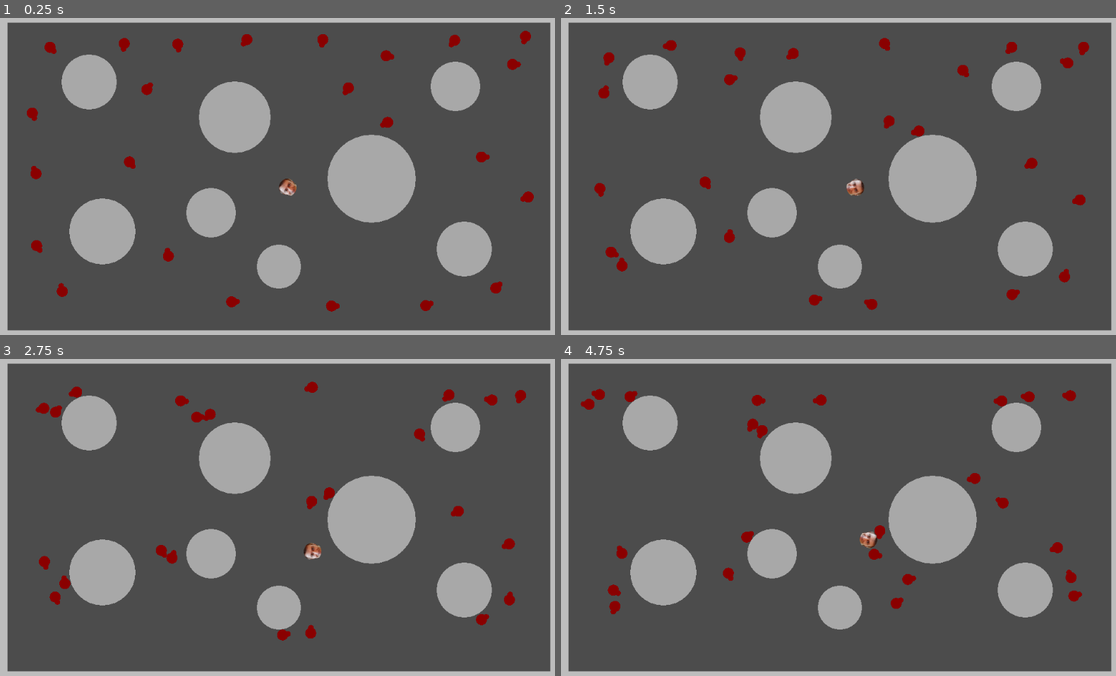
Above: before the commit, frames 1-4 (two rows, left to right).
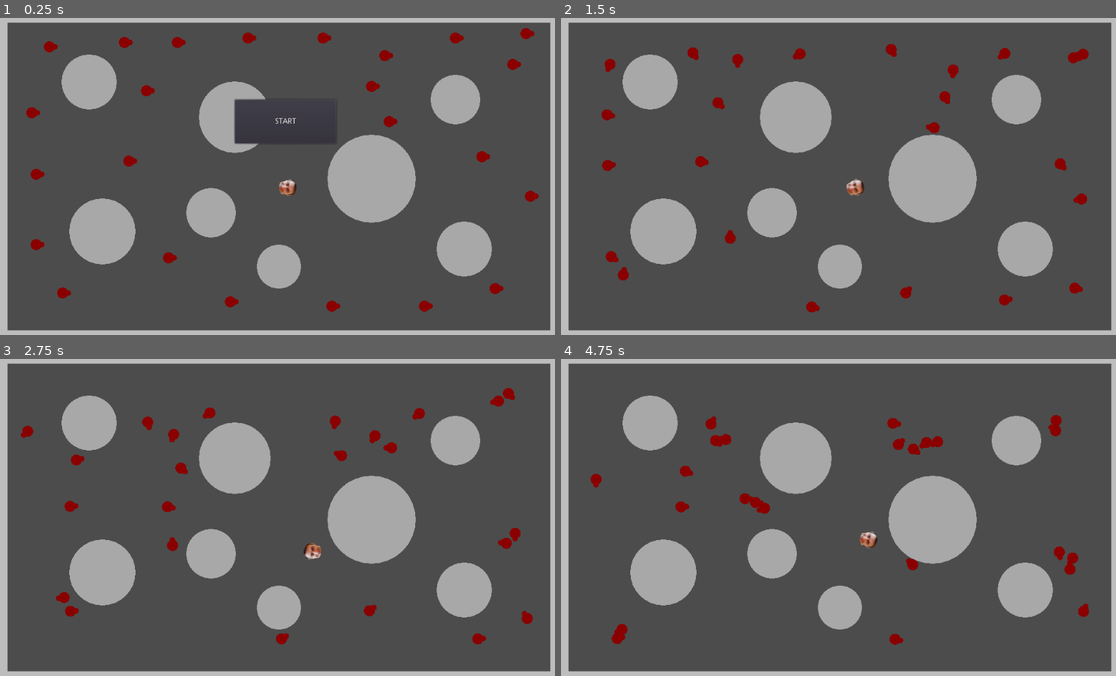
Above: after the commit, the same moments.

Repository: Nabiz/ZombieGameAI
Game: Godot game, scene res://Main.tscn
The game is run twice, just before and just after one commit, with the same random seed, the same clock (stepped at 60 frames per second) and the same inputs.
Inputs (mouse positions are in pixels of both pictures, inside the frame that each line leads up to):
- Up to frame 1 (0.25 s): no input
- Up to frame 2 (1.5 s): click (844, 122) at 0.5 s, where only the run after the commit has a clickable "START"; move the mouse to (966, 160) at 1.27 s; hold Right (ui_right) from 1.28 s (still down)
- Up to frame 3 (2.75 s): move the mouse to (166, 533) at 2.02 s; release Right (ui_right) at 2.03 s; hold Down (ui_down) from 2.03 s (still down)
- Up to frame 4 (4.75 s): move the mouse to (894, 444) at 2.77 s; release Down (ui_down) at 2.78 s; hold Right (ui_right) 2.78-3.53 s; move the mouse to (810, 584) at 3.52 s; hold Up (ui_up) 3.53-4.28 s; move the mouse to (1010, 568) at 4.27 s; hold Left (ui_left) from 4.28 s (still down)

The runs differ from the first frame. In frame 1, 2.6% of the frame differs, in the area x 4-98%, y 3-93%; in frame 2, 3.2%; in frame 3, 3.5%; in frame 4, 3.7%, in the area x 3-96%, y 9-91%.

Commit message:
next version

Diff:
--- a/ZombieGame/Main.gd
+++ b/ZombieGame/Main.gd
@@ -50,3 +50,11 @@
 
 func _on_Timer_timeout():
 	reapet_gruping()
+
+
+func _on_Button_pressed():
+	$Button.queue_free()
+	$Timer.start()
+	Utils.player.set_physics_process(true)
+	for zombie in Utils.zombies:
+		zombie.set_physics_process(true)
--- a/ZombieGame/Main.tscn
+++ b/ZombieGame/Main.tscn
@@ -37,7 +37,7 @@
 radius = 80
 
 [node name="Obstacle5" parent="." instance=ExtResource( 1 )]
-position = Vector2( 832, 136 )
+position = Vector2( 832, 160 )
 radius = 45
 
 [node name="WallN" type="Node2D" parent="." groups=[
@@ -139,13 +139,24 @@
 position = Vector2( 456, 48 )
 
 [node name="Zombie23" parent="." instance=ExtResource( 2 )]
-position = Vector2( 640, 136 )
+position = Vector2( 680, 136 )
 
 [node name="Zombie24" parent="." instance=ExtResource( 2 )]
 position = Vector2( 712, 200 )
 
 [node name="Timer" type="Timer" parent="."]
 wait_time = 5.0
-autostart = true
+
+[node name="Button" type="Button" parent="."]
+anchor_bottom = 0.5
+margin_left = 432.0
+margin_top = 160.0
+margin_right = 616.0
+margin_bottom = 240.0
+text = "START"
+__meta__ = {
+"_edit_use_anchors_": false
+}
 
 [connection signal="timeout" from="Timer" to="." method="_on_Timer_timeout"]
+[connection signal="pressed" from="Button" to="." method="_on_Button_pressed"]
--- a/ZombieGame/Player.gd
+++ b/ZombieGame/Player.gd
@@ -15,6 +15,7 @@
 func _ready():
 	Utils.player = self
 	laser = $ColorRect
+	set_physics_process(false)
 
 func _physics_process(delta):
 	if Input.is_action_just_pressed("ui_attack") and can_laser:
@@ -26,17 +27,6 @@
 		set_laser_size()
 		process_laser_attack()
 
-#	if Input.is_action_pressed("ui_right"):
-#		velocity = Vector2.DOWN.rotated(rotation) * speed
-#	elif Input.is_action_pressed("ui_left"):
-#		velocity = Vector2.UP.rotated(rotation) * speed
-#	else:
-#		velocity = Vector2.ZERO
-#
-#	if Input.is_action_pressed("ui_up"):
-#		velocity = (velocity/speed + Vector2.RIGHT.rotated(rotation)).normalized() * speed
-#	elif Input.is_action_pressed("ui_down"):
-#		velocity = (velocity/speed + Vector2.LEFT.rotated(rotation)).normalized() * speed
 	var v = Vector2.ZERO
 	if Input.is_action_pressed("ui_right"):
 		v += Vector2.RIGHT
--- a/ZombieGame/Player.tscn
+++ b/ZombieGame/Player.tscn
@@ -11,8 +11,7 @@
 visible = false
 margin_top = -4.0
 margin_right = 1200.0
-margin_bottom = 4.0
-rect_pivot_offset = Vector2( 0, 4 )
+rect_pivot_offset = Vector2( 0, 2 )
 color = Color( 0.294118, 0.294118, 1, 1 )
 
 [node name="Sprite" type="Sprite" parent="."]
@@ -21,6 +20,7 @@
 texture = ExtResource( 1 )
 
 [node name="Timer" type="Timer" parent="."]
+wait_time = 0.5
 
 [node name="LaserGhost" type="Timer" parent="."]
 wait_time = 0.2
--- a/ZombieGame/SteeringBehaviors.gd
+++ b/ZombieGame/SteeringBehaviors.gd
@@ -36,10 +36,13 @@
 			return Vector2.ZERO
 
 func calculate_wander():
-	return 4*wander() + 0.6*hide(Utils.player, Utils.obstacles) + cohesion() + separation() + aligment() + wall_avoidance(Utils.walls) + obstacle_avoidance(Utils.obstacles)
+	return 2*wander() + 0.2*hide(Utils.player, Utils.obstacles) + 2*cohesion() + separation() + aligment() + wall_avoidance(Utils.walls) + obstacle_avoidance(Utils.obstacles)
 
 func calculate_pursuit():
-	return pursuit(Utils.player) + wall_avoidance(Utils.walls) + obstacle_avoidance(Utils.obstacles)
+	if (Utils.player.position - zombie.position).length_squared() < 20000:
+		return pursuit(Utils.player)
+	else:
+		return pursuit(Utils.player) + obstacle_avoidance(Utils.obstacles)
 
 func calculate_hide():
 	return 0.5 * wander() + hide(Utils.player, Utils.obstacles) + obstacle_avoidance(Utils.obstacles) + wall_avoidance(Utils.walls) + 0.5*separation()
@@ -76,7 +79,7 @@
 func pursuit(evader) -> Vector2:
 	var to_evader: Vector2 = evader.position - zombie.position
 	var relative_heading: float = zombie.heading.dot(evader.heading)
-	if to_evader.dot(zombie.heading) > 0 and relative_heading < -0.95:
+	if to_evader.dot(zombie.heading) > 0: #and relative_heading < -0.95:
 		return seek(evader.position)
 	var look_ahead_time: float = to_evader.length() / (zombie.max_speed + evader.velocity.length())
 	return seek(evader.position + evader.velocity * look_ahead_time)
--- a/ZombieGame/Zombie.gd
+++ b/ZombieGame/Zombie.gd
@@ -18,7 +18,8 @@
 	steering = SteeringBehaviors.new(self)
 	heading = Vector2.RIGHT
 	side = heading.rotated(PI/2)
-	state = "hide"
+	state = "wander"
+	set_physics_process(false)
 
 func _physics_process(delta) -> void:
 	state = calculate_state()
@@ -34,7 +35,7 @@
 	position.y=clamp(position.y, 20+radius, 580-radius)
 
 func calculate_state():
-	if (position - Utils.player.position).length_squared() < 50000:
+	if (position - Utils.player.position).length_squared() < 20000:
 		state = "pursuit"
 		max_speed = 100
 	return state
@@ -50,10 +51,3 @@
 		var range_radius = radius + zombie.radius
 		if zombie != self and to.length_squared() < range_radius * range_radius:
 			zombie.tagged = true
-
-
-func _on_Timer_timeout():
-	if state != "pursuit":
-		state = ["hide", "wander"][randi() % 2]
-		max_speed = 50
-		$Timer.start(randf() * 5)
--- a/ZombieGame/Zombie.tscn
+++ b/ZombieGame/Zombie.tscn
@@ -4,9 +4,3 @@
 
 [node name="Zombie" type="Node2D"]
 script = ExtResource( 1 )
-
-[node name="Timer" type="Timer" parent="."]
-wait_time = 5.0
-autostart = true
-
-[connection signal="timeout" from="Timer" to="." method="_on_Timer_timeout"]
